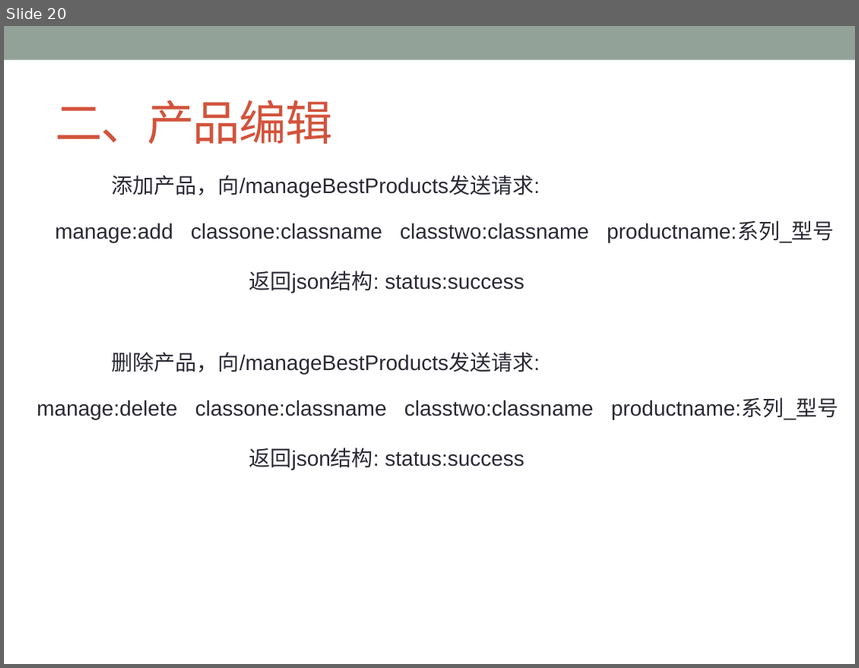
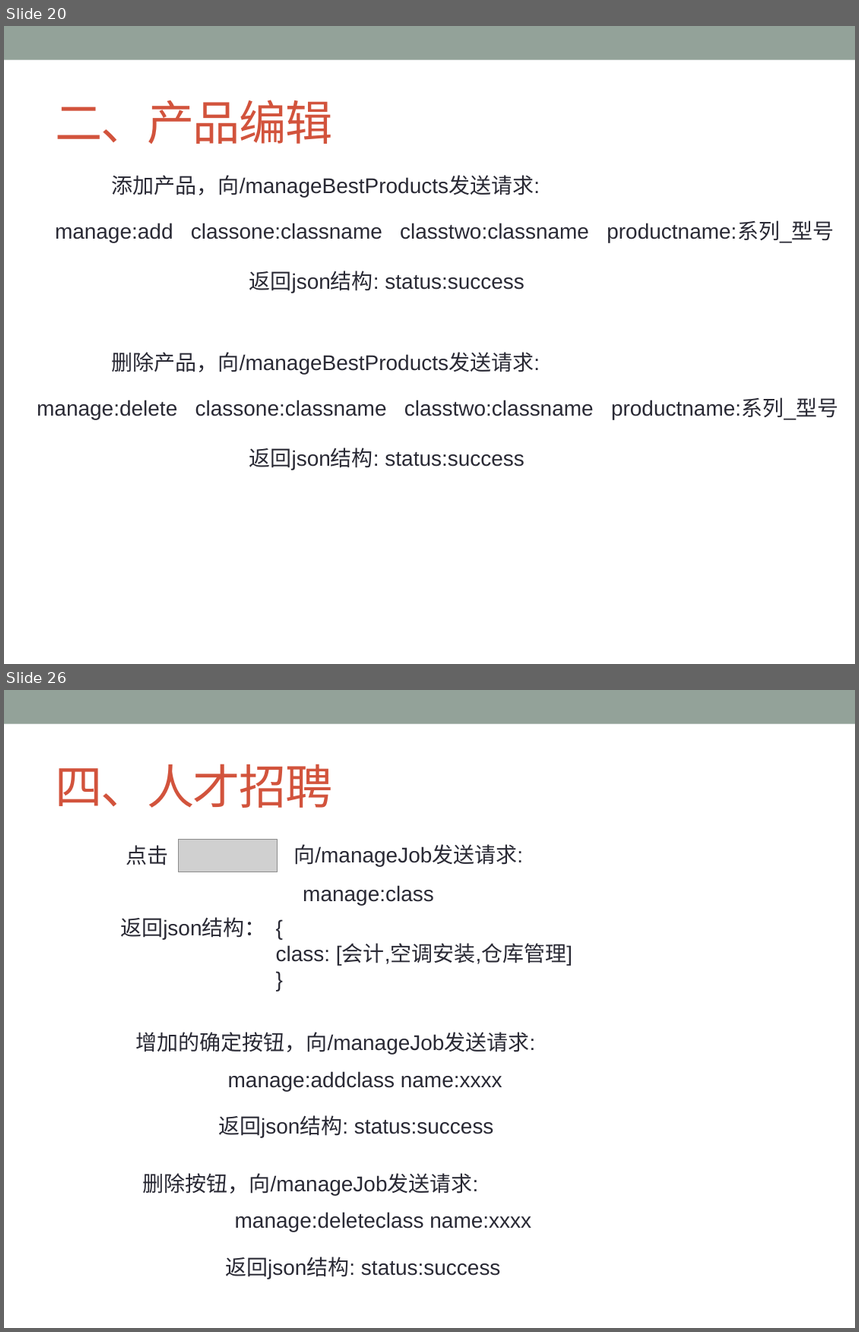
Before and after one commit to ChanSeaThink/LULLGREE, a slide deck: ZSGree前后端逻辑及接口.pptx. Shown one above the other, each under a label of ours: slide 20 before the commit, slides 20 and 26 after it; the slides between them are not shown. The pictures are 859x668 and 859x1332 pixels, drawn with LibreOffice and Linux fonts; fonts in the diff are those of the drawing; grey boxes stand for pictures. Boxes give left, top, right and bottom in pixels: in the first picture for what was removed or moved away, otherwise in the second. Text is boxed around its words. In the diff, an @@ line names an element or a change of style, - is before the commit and + after.

```diff
--- a/ZSGree前后端逻辑及接口.pptx
+++ b/ZSGree前后端逻辑及接口.pptx
@@ slide 26 added at box(4, 690, 855, 1328), background #FFFFFF; not listed: 1 template element that a slide beside it also shows @@
@@ title added at box(55, 764, 332, 808), 40 pt, text #D2533C @@
+四、人才招聘
@@ text added at box(126, 845, 169, 866), 18 pt, text #292934 @@
+点击
@@ picture added at box(179, 839, 278, 872) @@
@@ text added at box(294, 844, 523, 867), 18 pt, text #292934 @@
+向/manageJob发送请求:
@@ text added at box(303, 885, 434, 905), 18 pt, text #292934 @@
+manage:class
@@ text added at box(120, 917, 265, 940), 18 pt, text #292934 @@
+返回json结构：
@@ text added at box(276, 945, 572, 965), 18 pt, text #292934 @@
+{
+class: [会计,空调安装,仓库管理]
+}
@@ text added at box(136, 1032, 536, 1055), 18 pt, text #292934 @@
+增加的确定按钮，向/manageJob发送请求:
@@ text added at box(228, 1072, 503, 1091), 18 pt, text #292934 @@
+manage:addclass name:xxxx
@@ text added at box(218, 1116, 493, 1138), 18 pt, text #292934 @@
+返回json结构: status:success
@@ text added at box(143, 1173, 479, 1196), 18 pt, text #292934 @@
+删除按钮，向/manageJob发送请求:
@@ text added at box(235, 1212, 531, 1232), 18 pt, text #292934 @@
+manage:deleteclass name:xxxx
@@ text added at box(225, 1257, 500, 1280), 18 pt, text #292934 @@
+返回json结构: status:success
```
Also in this commit, not shown: 19 other slides added.
